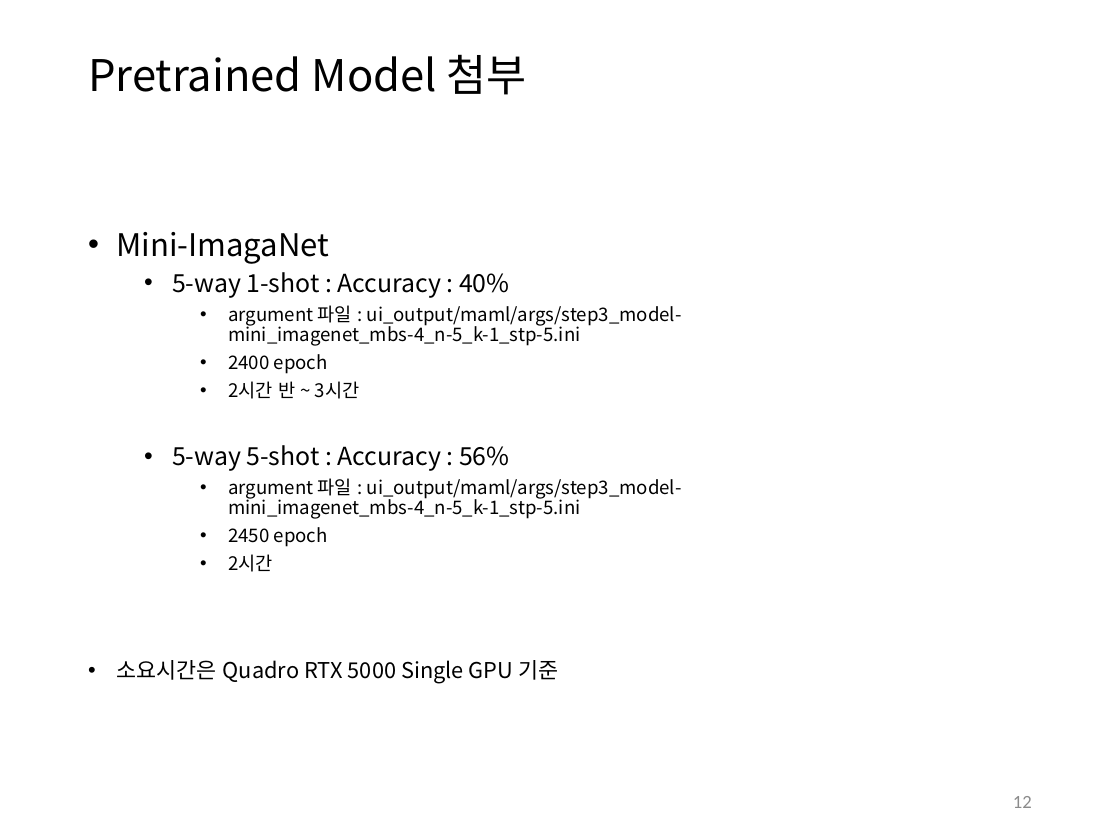
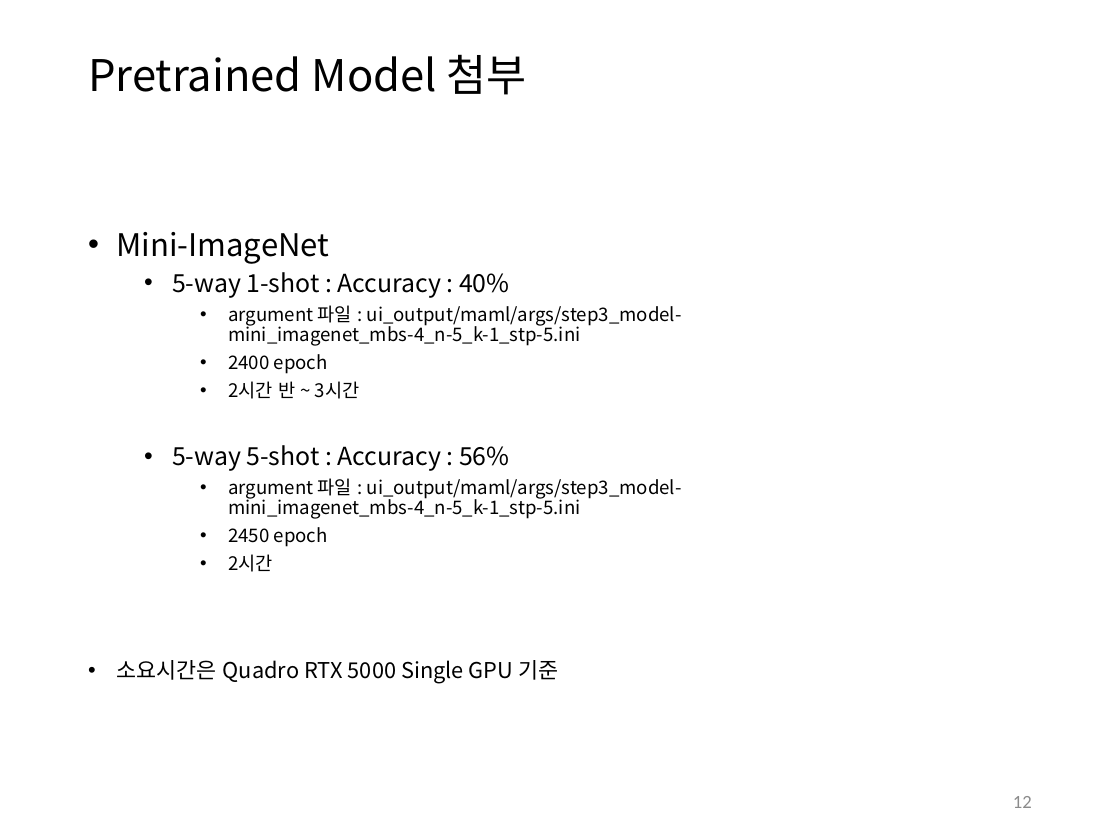
Before and after one commit to DGU-AI-LAB/metaX_dev, a slide deck: slide 12 of metaX_UI_예시_2차발송본.pptx. Drawn at 1120x840 pixels with LibreOffice and Linux fonts; fonts in the diff are those of the drawing. Boxes give left, top, right and bottom in pixels: in the first picture for what was removed or moved away, otherwise in the second. Text is boxed around its words. In the diff, an @@ line names an element or a change of style, - is before the commit and + after.

```diff
--- a/metaX_UI_예시_2차발송본.pptx
+++ b/metaX_UI_예시_2차발송본.pptx
@@ text at [116, 232, 329, 264]: text changed @@
-• Mini-ImagaNet
+• Mini-ImageNet
```
Also in this commit, not shown: 2 other slides changed, 5 other files.
